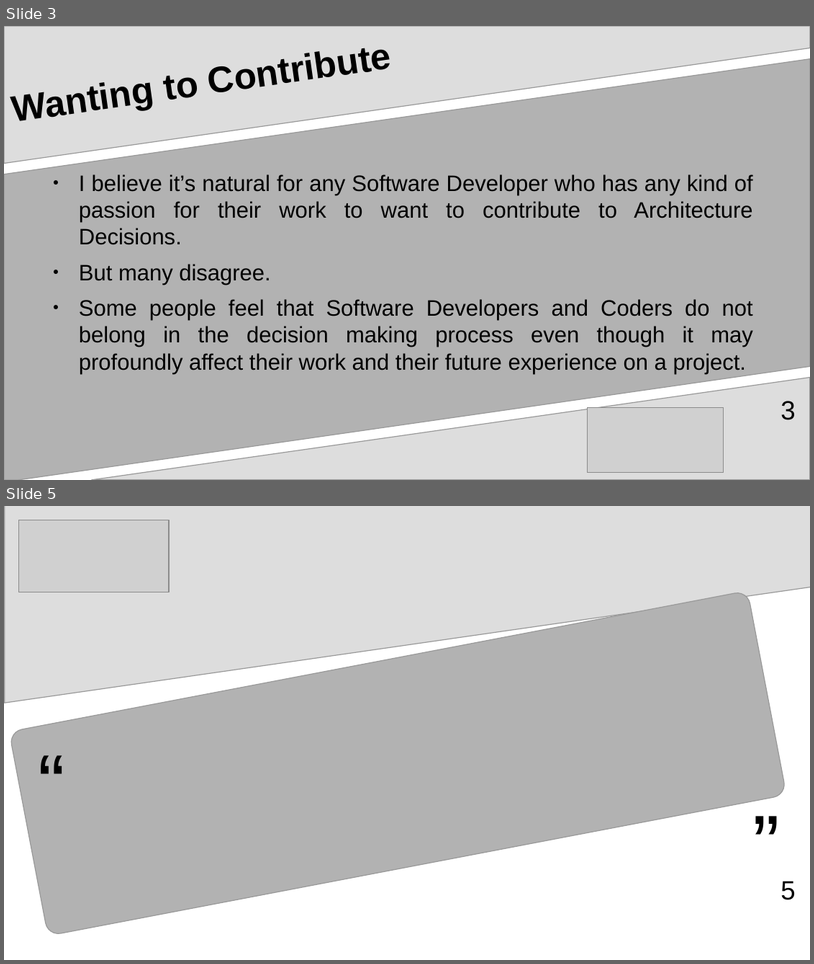
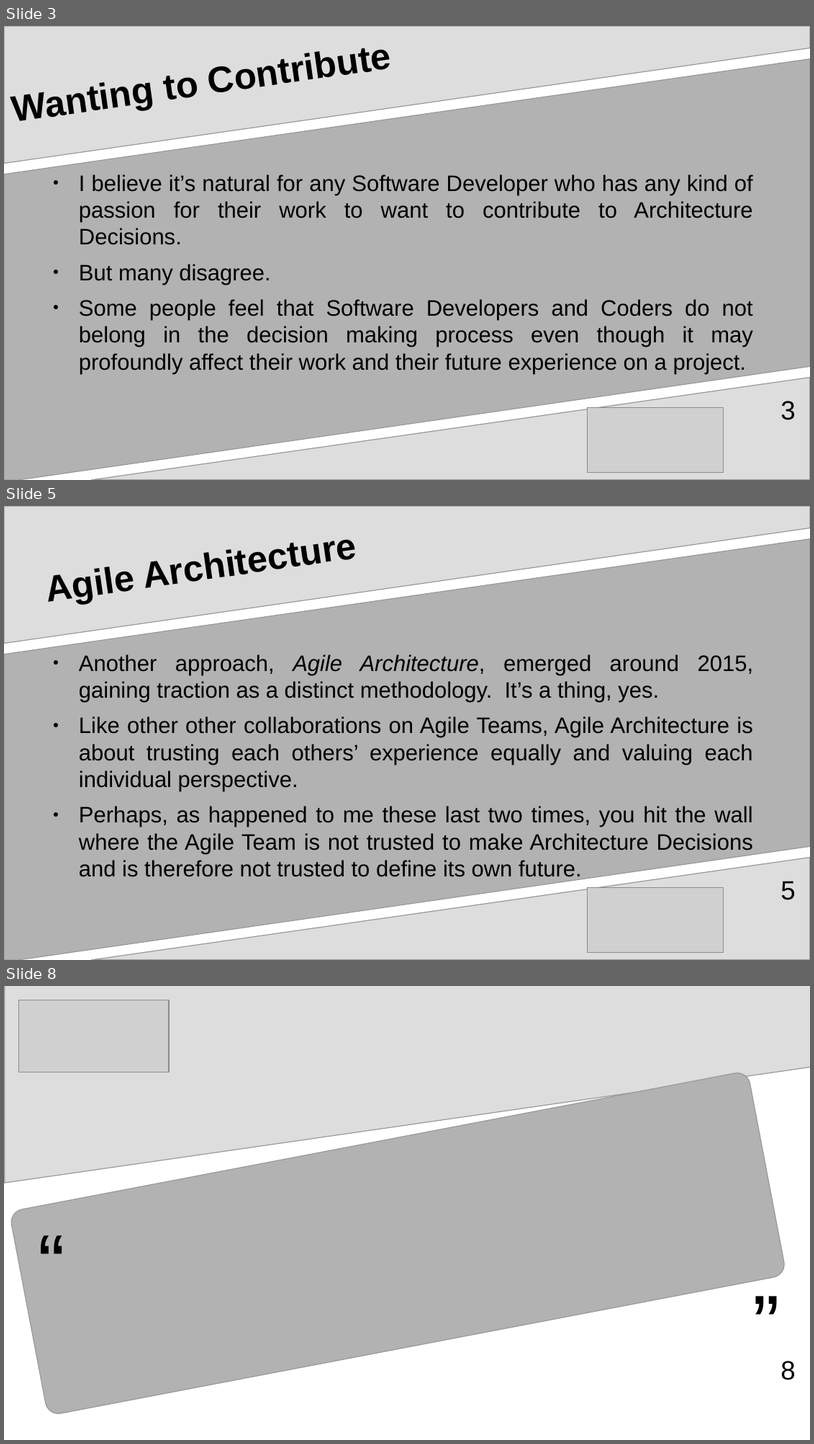
Before and after one commit to aventinesolutions/awsvsgcp-channel, a slide deck: ep001-ArchitectureDecisions/ep001-ArchitectureDecisions.odp. Shown one above the other, each under a label of ours: slides 3 and 5 before the commit, slides 3, 5 and 8 after it; the slides between them are not shown. The pictures are 814x964 and 814x1444 pixels, drawn with LibreOffice and Linux fonts; fonts in the diff are those of the drawing; grey boxes stand for pictures. Boxes give left, top, right and bottom in pixels: in the first picture for what was removed or moved away, otherwise in the second. Text is boxed around its words. In the diff, an @@ line names an element or a change of style, - is before the commit and + after.

```diff
--- a/ep001-ArchitectureDecisions/ep001-ArchitectureDecisions.odp
+++ b/ep001-ArchitectureDecisions/ep001-ArchitectureDecisions.odp
@@ slide 5 added at box(4, 506, 810, 960), background #FFFFFF; not listed: 3 template elements that a slide beside it also shows @@
@@ title added at box(43, 506, 767, 650), 36 pt, text #000000, bold @@
+Agile Architecture
@@ text added at box(79, 654, 754, 880), 22 pt, text #000000 @@
+● Another approach, Agile Architecture, emerged around 2015, gaining traction as a distinct methodology. It’s a thing, yes.
+● Like other other collaborations on Agile Teams, Agile Architecture is about trusting each others’ experience equally and valuing each individual perspective.
+● Perhaps, as happened to me these last two times, you hit the wall where the Agile Team is not trusted to make Architecture Decisions and is therefore not trusted to define its own future.
@@ picture added at box(587, 888, 723, 952) @@
@@ page number added at box(781, 880, 795, 900), 26 pt, text #000000 @@
+5
@@ what was slide 5 is now slide 8 @@
@@ page number at box(781, 1360, 795, 1380): text changed @@
-5
+8
```
Also in this commit, not shown: 2 slides changed, 2 other slides added, 2 other files.
